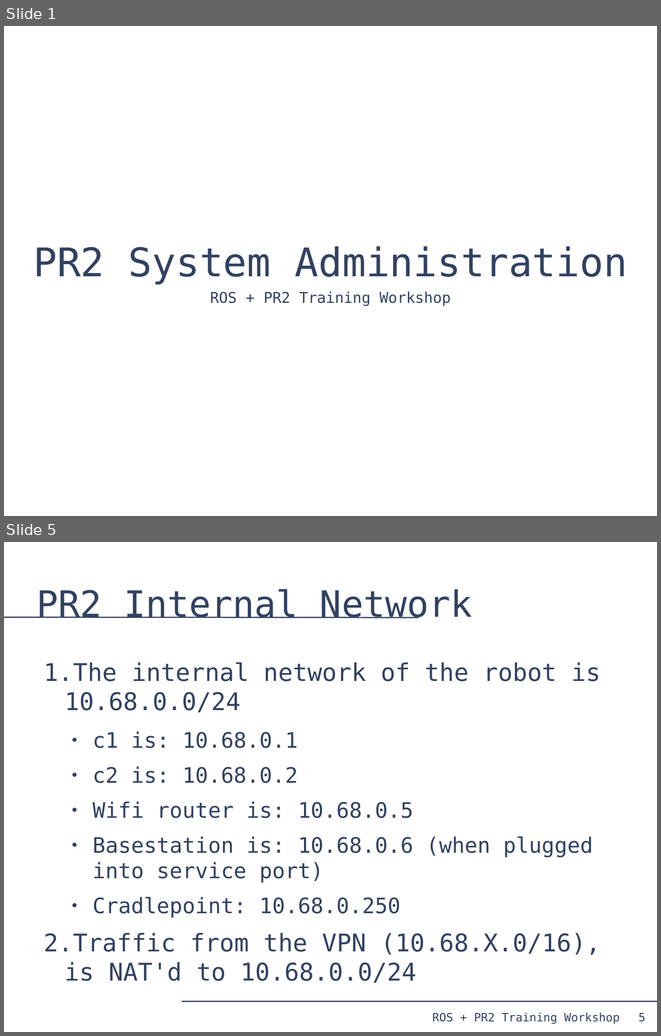
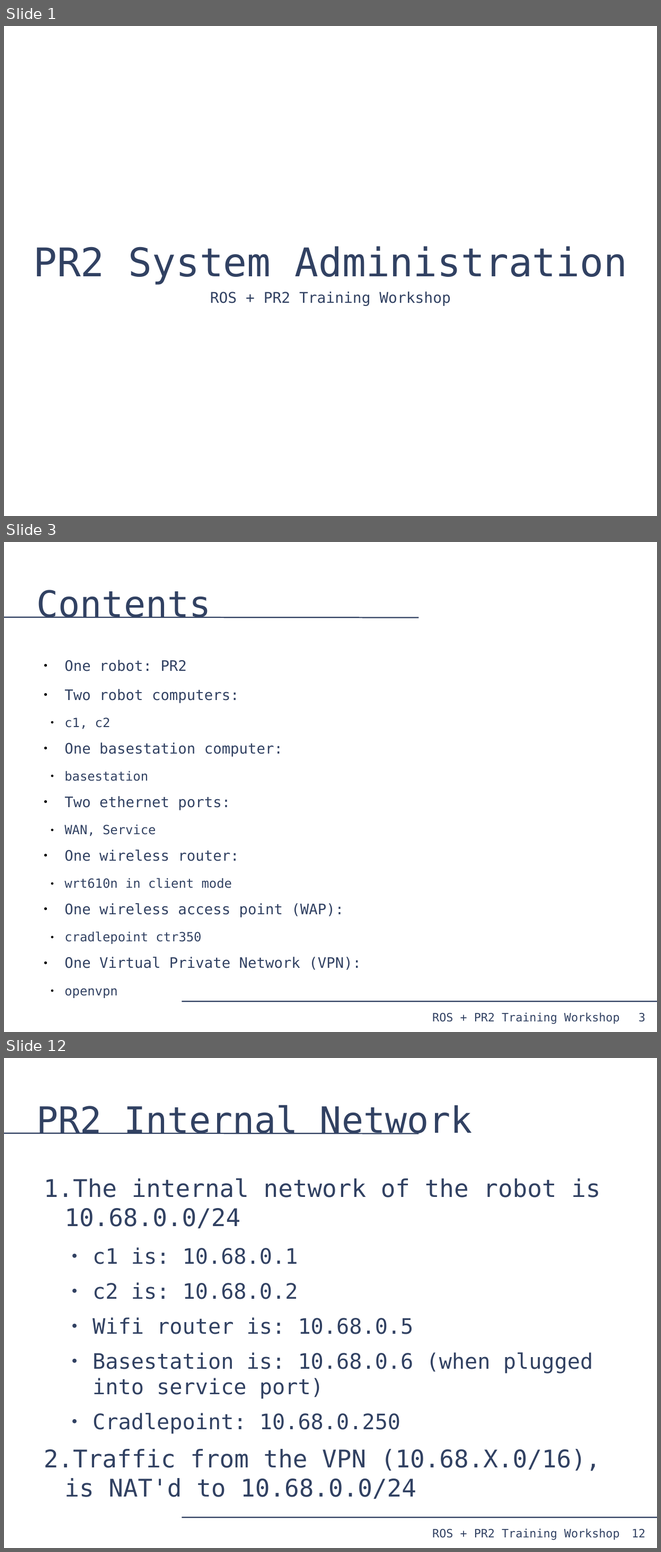
Before and after one commit to PR2/pr2_docs, a slide deck: pr2_training_workshop/pr2_sysadmin/pr2_syasdmin.odp. Shown one above the other, each under a label of ours: slides 1 and 5 before the commit, slides 1, 3 and 12 after it; the slides between them are not shown. The pictures are 661x1036 and 661x1552 pixels, drawn with LibreOffice and Linux fonts; fonts in the diff are those of the drawing. Boxes give left, top, right and bottom in pixels: in the first picture for what was removed or moved away, otherwise in the second. Text is boxed around its words. In the diff, an @@ line names an element or a change of style, - is before the commit and + after.

```diff
--- a/pr2_training_workshop/pr2_sysadmin/pr2_syasdmin.odp
+++ b/pr2_training_workshop/pr2_sysadmin/pr2_syasdmin.odp
@@ slide 3 added at bbox=[4, 542, 657, 1032], background #FFFFFF; not listed: 4 template elements that a slide beside it also shows @@
@@ title added at bbox=[37, 590, 211, 618], 44 pt, text #314162 @@
+Contents
@@ text added at bbox=[64, 660, 361, 970], 17.6 pt, text #314162 @@
+● One robot: PR2
+● Two robot computers:
+  ● c1, c2
+● One basestation computer:
+  ● basestation
+● Two ethernet ports:
+  ● WAN, Service
+● One wireless router:
+  ● wrt610n in client mode
+● One wireless access point (WAP):
+  ● cradlepoint ctr350
+● One Virtual Private Network (VPN):
+  ● openvpn
@@ what was slide 5 is now slide 12 @@
@@ page number at bbox=[632, 1529, 645, 1537]: text changed @@
-5
+12
```
Also in this commit, not shown: 12 slides changed, 7 other slides added, 1 slide removed, 1 other file.
